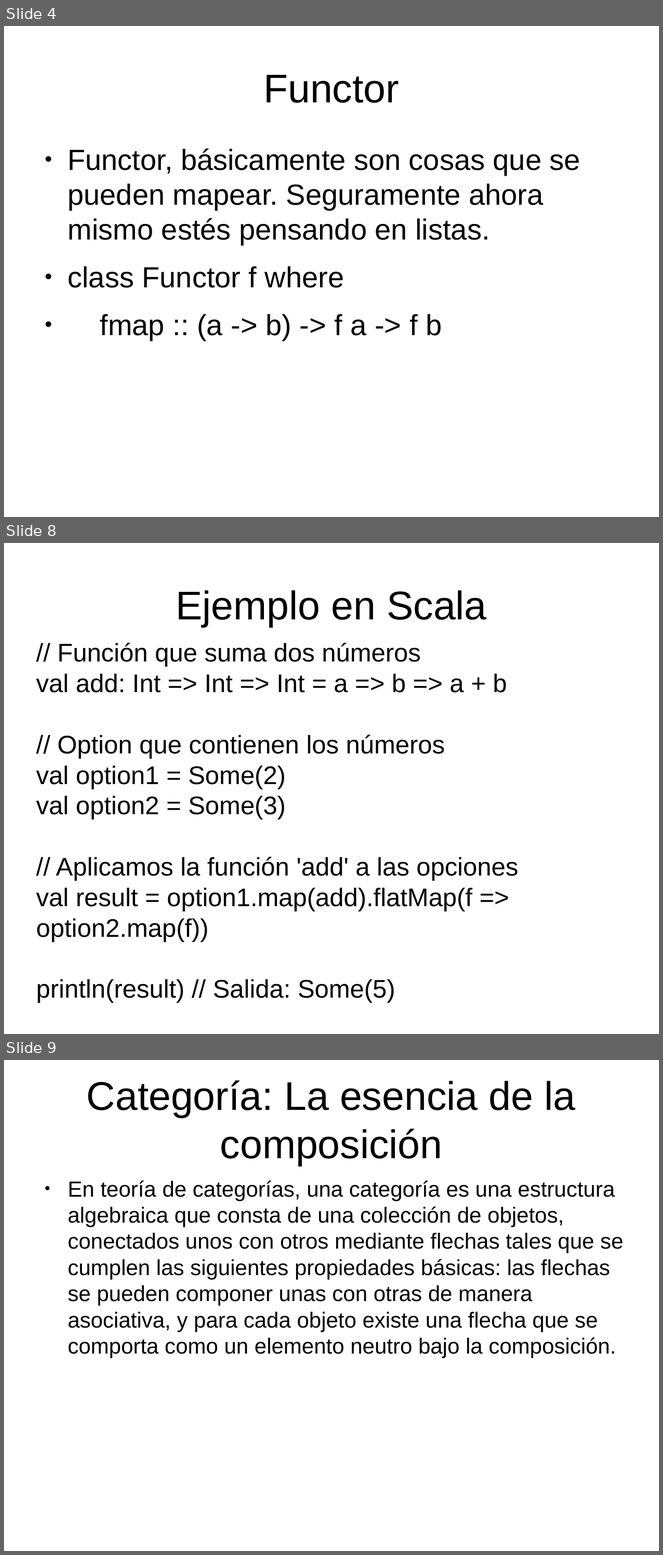
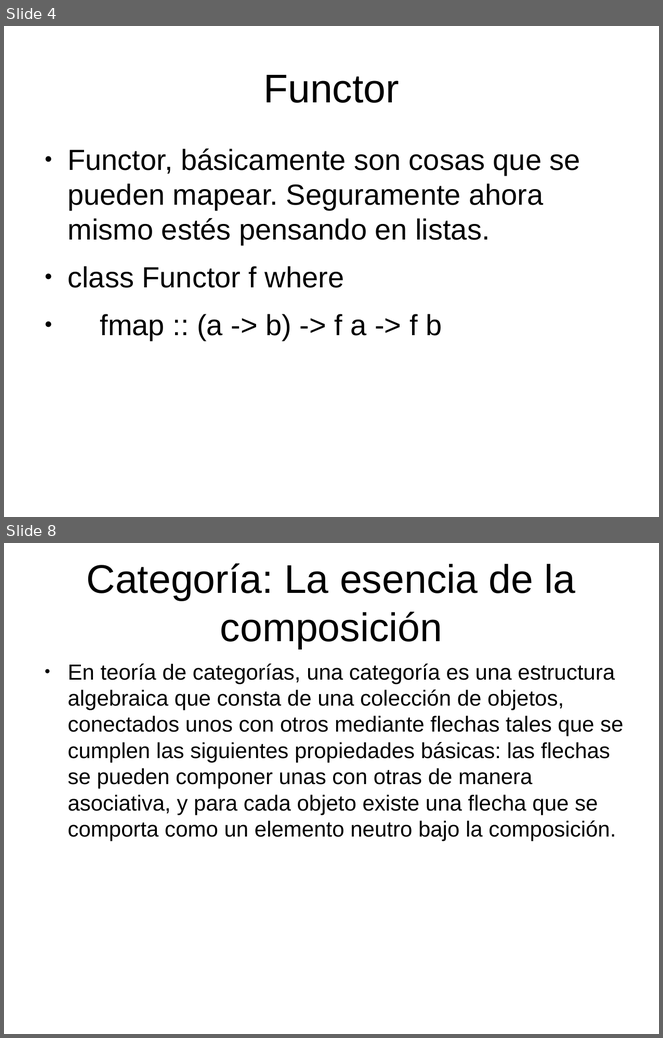
Before and after one commit to totis023/paradigmaUAP2025, a slide deck: funcional/clase5.pptx. Shown one above the other, each under a label of ours: slides 4, 8 and 9 before the commit, slides 4 and 8 after it; the slides between them are not shown. The pictures are 663x1555 and 663x1038 pixels, drawn with LibreOffice and Linux fonts; fonts in the diff are those of the drawing; background and template pictures are left out. Boxes give left, top, right and bottom in pixels: in the first picture for what was removed or moved away, otherwise in the second. Text is boxed around its words. In the diff, an @@ line names an element or a change of style, - is before the commit and + after.

```diff
--- a/funcional/clase5.pptx
+++ b/funcional/clase5.pptx
@@ slide 8 removed at bbox=[4, 543, 659, 1034], background picture (left out) @@
@@ title removed at bbox=[176, 590, 487, 627] @@
-Ejemplo en Scala
@@ text removed at bbox=[36, 643, 518, 1004] @@
-// Función que suma dos números
-val add: Int => Int => Int = a => b => a + b
-// Option que contienen los números
-val option1 = Some(2)
-val option2 = Some(3)
-// Aplicamos la función 'add' a las opciones
-val result = option1.map(add).flatMap(f => option2.map(f))
-println(result) // Salida: Some(5)
@@ what was slide 9 is now slide 8 @@
```
Also in this commit, not shown: 4 slides changed, 4 slides added, 6 other slides removed, 1 other file.
